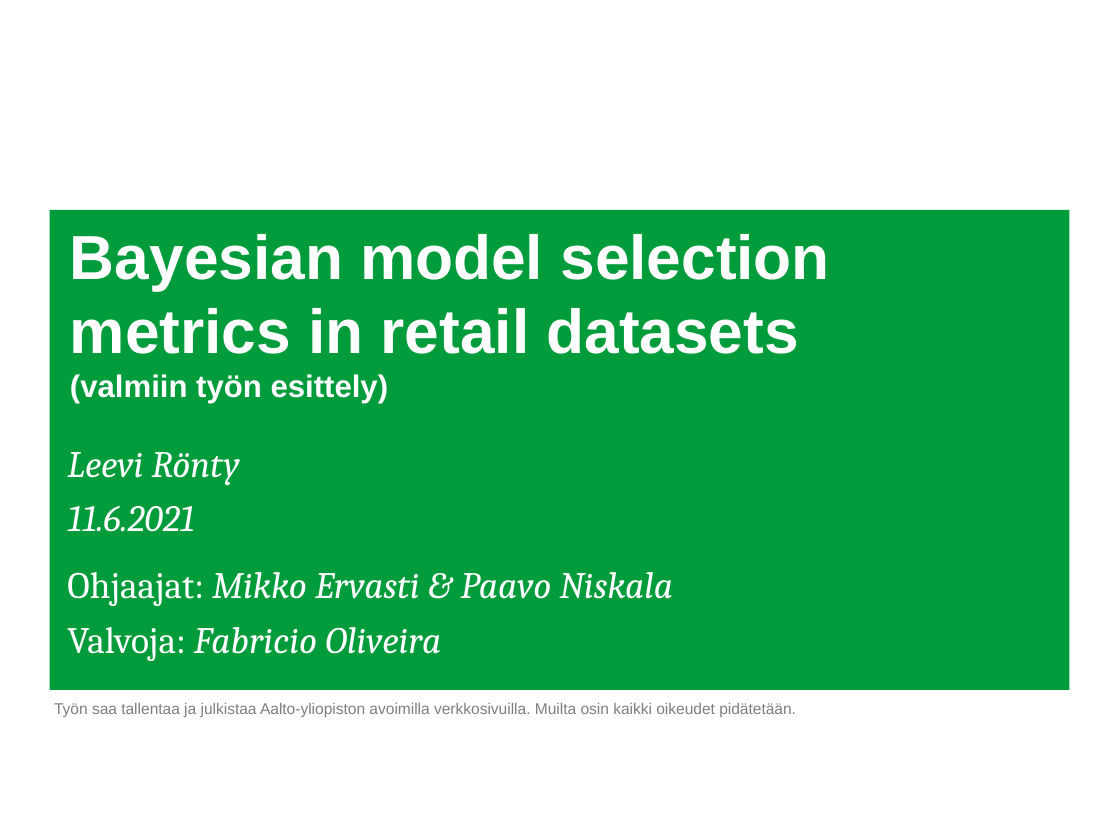
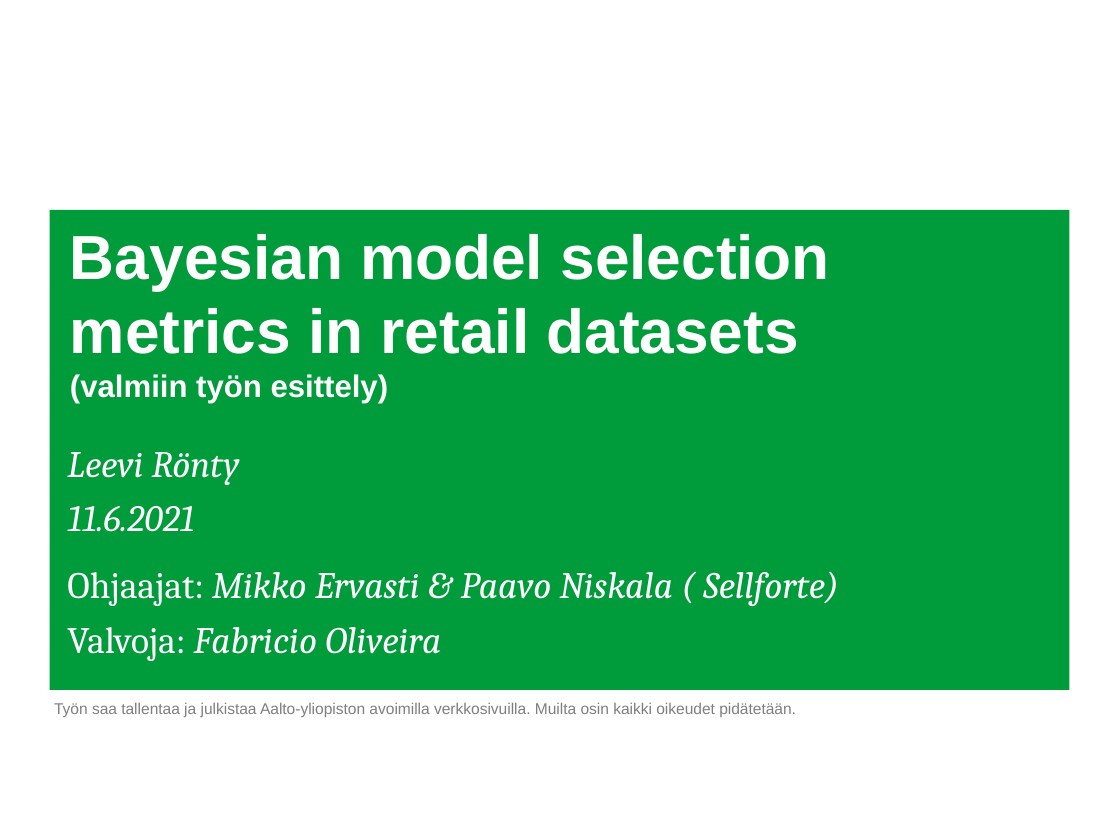
Before and after one commit to leevironty/BSC_thesis, a slide deck: slide 1 of presentations/kandisemma_valmis.ppt. Drawn at 1120x840 pixels with LibreOffice and Linux fonts; fonts in the diff are those of the drawing; background and template pictures are left out. Boxes give left, top, right and bottom in pixels: in the first picture for what was removed or moved away, otherwise in the second. Text is boxed around its words. In the diff, an @@ line names an element or a change of style, - is before the commit and + after.

```diff
--- a/presentations/kandisemma_valmis.ppt
+++ b/presentations/kandisemma_valmis.ppt
@@ subtitle at [67,506,839,606]: text changed @@
-11.6.2021
-Ohjaajat: Mikko Ervasti & Paavo Niskala
+11.6.2021
+Ohjaajat: Mikko Ervasti & Paavo Niskala ( Sellforte)
```
Also in this commit, not shown: 5 other slides changed, 1 slide added, 4 other files.
